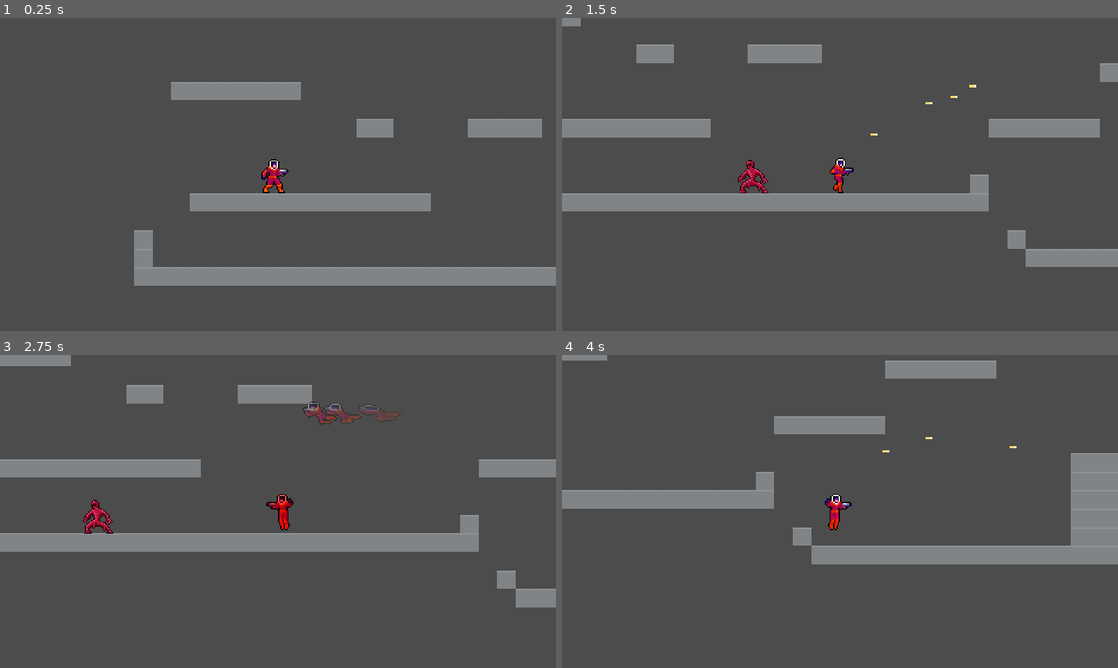
Above: before the commit, frames 1-4 (two rows, left to right).
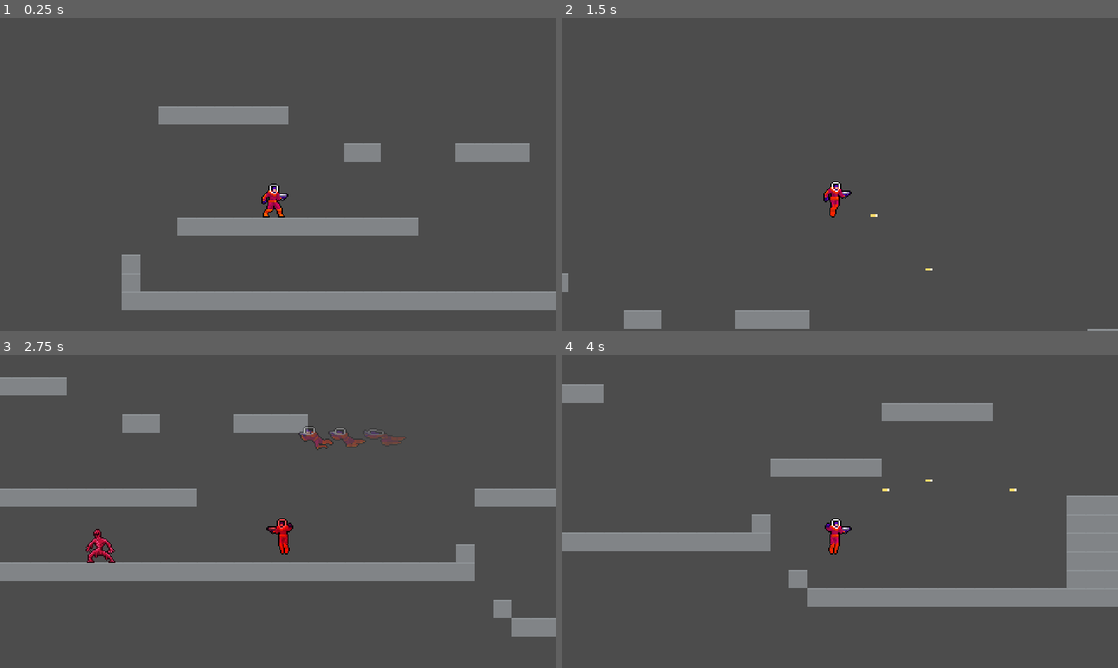
Above: after the commit, the same moments.

Repository: JuroUhlar/red_cascade
Game: Godot game, scene res://scenes/World.tscn
Same seed, same stepped clock (60 frames per second), same inputs: the game is played once before the commit and once after it.
Inputs:
- Up to frame 1 (0.25 s): no input
- Up to frame 2 (1.5 s): tap Enter at 0.5 s; hold Z (shoot) 0.53-1.28 s; hold D (move_right) from 0.53 s (still down); tap X (dash) at 0.6 s; tap Space (jump) at 0.77, 1.07 s; tap Z (shoot) at 1.35 s
- Up to frame 3 (2.75 s): tap Space (jump) at 1.52, 1.55, 1.82, 2.1 s; release D (move_right) at 2.03 s; hold A (move_left) from 2.03 s (still down); tap X (dash) at 2.3 s
- Up to frame 4 (4 s): release A (move_left) at 2.78 s; hold D (move_right) from 2.78 s (still down); tap X (dash) at 2.85 s; tap Space (jump) at 3.02, 3.32, 3.77, 3.8 s; tap Z (shoot) at 3.05 s; hold Z (shoot) from 3.53 s (still down)

The runs differ from the first frame. In frame 1, 20% of the frame differs, in the area x 21-100%, y 20-94%; in frame 2, 12%; in frame 3, 23%, in the area x 0-100%, y 0-90%; in frame 4, 19%.

Commit message:
Enemy kills player

Diff:
--- a/scenes/Enemy.tscn
+++ b/scenes/Enemy.tscn
@@ -15,6 +15,8 @@
 } ]
 
 [node name="Enemy" type="KinematicBody2D"]
+collision_layer = 2
+collision_mask = 13
 script = ExtResource( 1 )
 
 [node name="CollisionShape2D" type="CollisionShape2D" parent="."]
--- a/scenes/Player.tscn
+++ b/scenes/Player.tscn
@@ -7,23 +7,33 @@
 [ext_resource path="res://assets/Player/player-idle2.png" type="Texture" id=5]
 [ext_resource path="res://assets/Player/player-fall3.png" type="Texture" id=6]
 [ext_resource path="res://assets/Player/player-fall2.png" type="Texture" id=7]
-[ext_resource path="res://assets/Player/player-jump2.png" type="Texture" id=8]
-[ext_resource path="res://assets/Player/player-jump3.png" type="Texture" id=9]
-[ext_resource path="res://assets/Player/player-jump4.png" type="Texture" id=10]
-[ext_resource path="res://assets/Player/player-dash1.png" type="Texture" id=11]
-[ext_resource path="res://assets/Player/player-dash2.png" type="Texture" id=12]
-[ext_resource path="res://assets/Player/player-dash3.png" type="Texture" id=13]
-[ext_resource path="res://assets/Player/player-run1.png" type="Texture" id=14]
-[ext_resource path="res://assets/Player/player-run2.png" type="Texture" id=15]
-[ext_resource path="res://assets/Player/player-run3.png" type="Texture" id=16]
-[ext_resource path="res://assets/Player/player-run4.png" type="Texture" id=17]
-[ext_resource path="res://assets/Player/player-run5.png" type="Texture" id=18]
-[ext_resource path="res://assets/Player/player-run6.png" type="Texture" id=19]
-[ext_resource path="res://assets/Player/player-shoot1.png" type="Texture" id=20]
-[ext_resource path="res://assets/Player/player-shoot2.png" type="Texture" id=21]
+[ext_resource path="res://assets/Player/player-dash1.png" type="Texture" id=8]
+[ext_resource path="res://assets/Player/player-dash2.png" type="Texture" id=9]
+[ext_resource path="res://assets/Player/player-dash3.png" type="Texture" id=10]
+[ext_resource path="res://assets/Player/player-shoot1.png" type="Texture" id=11]
+[ext_resource path="res://assets/Player/player-shoot2.png" type="Texture" id=12]
+[ext_resource path="res://assets/Player/player-run1.png" type="Texture" id=13]
+[ext_resource path="res://assets/Player/player-run2.png" type="Texture" id=14]
+[ext_resource path="res://assets/Player/player-run3.png" type="Texture" id=15]
+[ext_resource path="res://assets/Player/player-run4.png" type="Texture" id=16]
+[ext_resource path="res://assets/Player/player-run5.png" type="Texture" id=17]
+[ext_resource path="res://assets/Player/player-run6.png" type="Texture" id=18]
+[ext_resource path="res://assets/Player/player-jump2.png" type="Texture" id=19]
+[ext_resource path="res://assets/Player/player-jump3.png" type="Texture" id=20]
+[ext_resource path="res://assets/Player/player-jump4.png" type="Texture" id=21]
+[ext_resource path="res://assets/NPC/enemy_death1.png" type="Texture" id=22]
+[ext_resource path="res://assets/NPC/enemy_death2.png" type="Texture" id=23]
+[ext_resource path="res://assets/NPC/enemy_death3.png" type="Texture" id=24]
+[ext_resource path="res://assets/NPC/enemy_death4.png" type="Texture" id=25]
+[ext_resource path="res://assets/NPC/enemy_death5.png" type="Texture" id=26]
+[ext_resource path="res://assets/NPC/enemy_death6.png" type="Texture" id=27]
+[ext_resource path="res://assets/NPC/enemy_death7.png" type="Texture" id=28]
 
 [sub_resource type="RectangleShape2D" id=1]
 extents = Vector2( 10.8078, 15 )
+
+[sub_resource type="RectangleShape2D" id=9]
+extents = Vector2( 10, 11.5278 )
 
 [sub_resource type="Gradient" id=2]
 colors = PoolColorArray( 1, 1, 1, 0.717647, 1, 1, 1, 0.270588 )
@@ -61,24 +71,29 @@
 "speed": 8.0
 }, {
 "frames": [ ExtResource( 8 ), ExtResource( 9 ), ExtResource( 10 ) ],
+"loop": false,
+"name": "dash",
+"speed": 30.0
+}, {
+"frames": [ ExtResource( 11 ), ExtResource( 12 ) ],
+"loop": false,
+"name": "shoot",
+"speed": 20.0
+}, {
+"frames": [ ExtResource( 13 ), ExtResource( 14 ), ExtResource( 15 ), ExtResource( 16 ), ExtResource( 17 ), ExtResource( 18 ) ],
+"loop": true,
+"name": "run",
+"speed": 12.0
+}, {
+"frames": [ ExtResource( 19 ), ExtResource( 20 ), ExtResource( 21 ) ],
 "loop": true,
 "name": "jump",
 "speed": 8.0
 }, {
-"frames": [ ExtResource( 11 ), ExtResource( 12 ), ExtResource( 13 ) ],
+"frames": [ ExtResource( 22 ), ExtResource( 23 ), ExtResource( 24 ), ExtResource( 25 ), ExtResource( 26 ), ExtResource( 27 ), ExtResource( 28 ) ],
 "loop": false,
-"name": "dash",
+"name": "die",
 "speed": 30.0
-}, {
-"frames": [ ExtResource( 14 ), ExtResource( 15 ), ExtResource( 16 ), ExtResource( 17 ), ExtResource( 18 ), ExtResource( 19 ) ],
-"loop": true,
-"name": "run",
-"speed": 12.0
-}, {
-"frames": [ ExtResource( 20 ), ExtResource( 21 ) ],
-"loop": false,
-"name": "shoot",
-"speed": 20.0
 } ]
 
 [node name="Player" type="KinematicBody2D"]
@@ -95,6 +110,15 @@
 [node name="CollisionShape2D" type="CollisionShape2D" parent="."]
 position = Vector2( 0, 1 )
 shape = SubResource( 1 )
+
+[node name="enemy_detector" type="Area2D" parent="."]
+collision_mask = 2
+
+[node name="CollisionShape2D" type="CollisionShape2D" parent="enemy_detector"]
+modulate = Color( 0.254902, 0.152941, 0.843137, 1 )
+position = Vector2( 0, 1.46 )
+scale = Vector2( 1.13, 1.38 )
+shape = SubResource( 9 )
 
 [node name="grounded_tolerance_timer" type="Timer" parent="."]
 wait_time = 0.15
@@ -116,7 +140,16 @@
 wait_time = 0.25
 one_shot = true
 
+[node name="death_timer" type="Timer" parent="."]
+wait_time = 0.5
+one_shot = true
+
+[node name="ghost_timer" type="Timer" parent="."]
+wait_time = 0.05
+autostart = true
+
 [node name="Camera2D" type="Camera2D" parent="."]
+position = Vector2( 0, -21.04 )
 current = true
 
 [node name="trail" type="Particles2D" parent="."]
@@ -131,18 +164,16 @@
 texture = ExtResource( 3 )
 normal_map = SubResource( 7 )
 
-[node name="ghost_timer" type="Timer" parent="."]
-wait_time = 0.05
-autostart = true
-
 [node name="Sprite" type="AnimatedSprite" parent="."]
 z_index = 1
 frames = SubResource( 8 )
-animation = "shoot"
+animation = "die"
 
 [node name="gun_muzzle" type="Position2D" parent="."]
 position = Vector2( 12, -3 )
+[connection signal="body_entered" from="enemy_detector" to="." method="_on_enemy_detector_body_entered"]
 [connection signal="timeout" from="dash_timer" to="." method="_on_dash_timer_timeout"]
 [connection signal="timeout" from="gun_timer" to="." method="_on_gun_timer_timeout"]
+[connection signal="timeout" from="death_timer" to="." method="_on_death_timer_timeout"]
 [connection signal="timeout" from="ghost_timer" to="." method="_on_ghost_timer_timeout"]
 [connection signal="animation_finished" from="Sprite" to="." method="_on_Sprite_animation_finished"]
--- a/scenes/World.tscn
+++ b/scenes/World.tscn
@@ -7,10 +7,10 @@
 [node name="World" type="Node2D"]
 
 [node name="Player" parent="." instance=ExtResource( 1 )]
-position = Vector2( 133.633, 133.498 )
+position = Vector2( 144.466, 145.105 )
 
 [node name="Level" parent="." instance=ExtResource( 2 )]
 position = Vector2( 9.46242, 53.686 )
 
 [node name="Enemy" parent="." instance=ExtResource( 3 )]
-position = Vector2( 449.677, 163.29 )
+position = Vector2( 455.094, 176.444 )
--- a/scripts/Enemy.gd
+++ b/scripts/Enemy.gd
@@ -6,6 +6,7 @@
 func _ready():
 	_velocity.x = -speed.x
 	set_physics_process(false)
+	add_to_group("enemies")
 
 func _physics_process(delta):
 	_velocity.y += gravity * delta
--- a/scripts/Player.gd
+++ b/scripts/Player.gd
@@ -19,10 +19,13 @@
 var running = false
 var shooting = false
 var can_shoot = true
+var dying = false
 
 func _physics_process(delta):
 
-	if(dashing):
+	if(dying):
+		pass
+	elif(dashing):
 		_velocity = move_and_slide(dashing_velocity, FLOOR_NORMAL)
 		$trail.emitting = true
 	else:
@@ -156,6 +159,19 @@
 func _on_Sprite_animation_finished():
 	shooting = false
 
-
 func _on_gun_timer_timeout():
 	can_shoot = true
+
+
+func _on_enemy_detector_body_entered(body):
+	if body.is_in_group("enemies"):
+		die()
+
+func die():
+	dying = true
+	$Sprite.play("die")
+	yield($Sprite, "animation_finished")
+	$death_timer.start()
+
+func _on_death_timer_timeout():
+	get_tree().reload_current_scene()
Binary file added: assets/NPC/enemy_death1.png
Not shown, added: assets/NPC/enemy_death1.png.import
Binary file added: assets/NPC/enemy_death2.png
Not shown, added: assets/NPC/enemy_death2.png.import
Binary file added: assets/NPC/enemy_death3.png
Not shown, added: assets/NPC/enemy_death3.png.import
Binary file added: assets/NPC/enemy_death4.png
Not shown, added: assets/NPC/enemy_death4.png.import
Binary file added: assets/NPC/enemy_death5.png
Not shown, added: assets/NPC/enemy_death5.png.import
Binary file added: assets/NPC/enemy_death6.png
Not shown, added: assets/NPC/enemy_death6.png.import
(and 3 more such lines)
